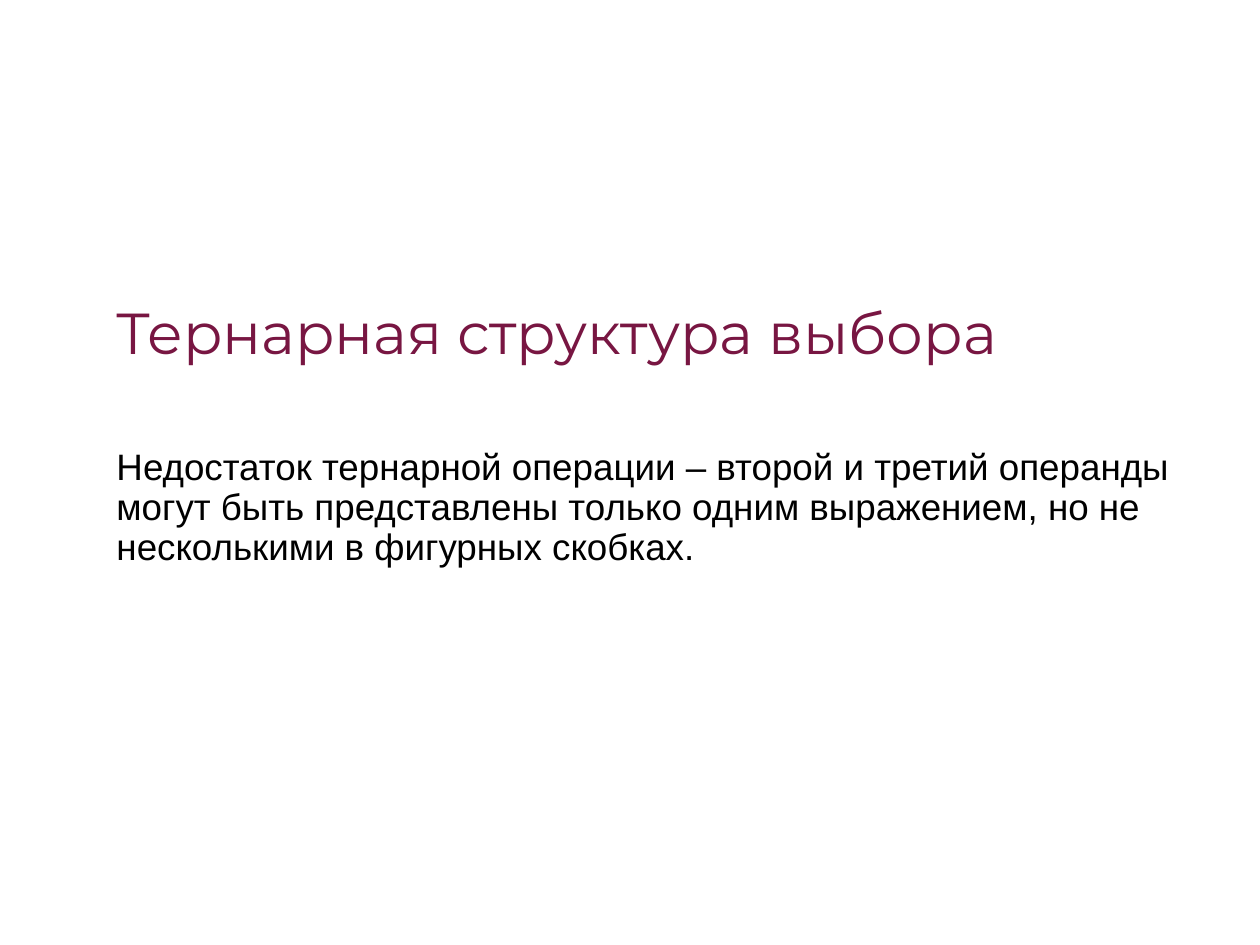
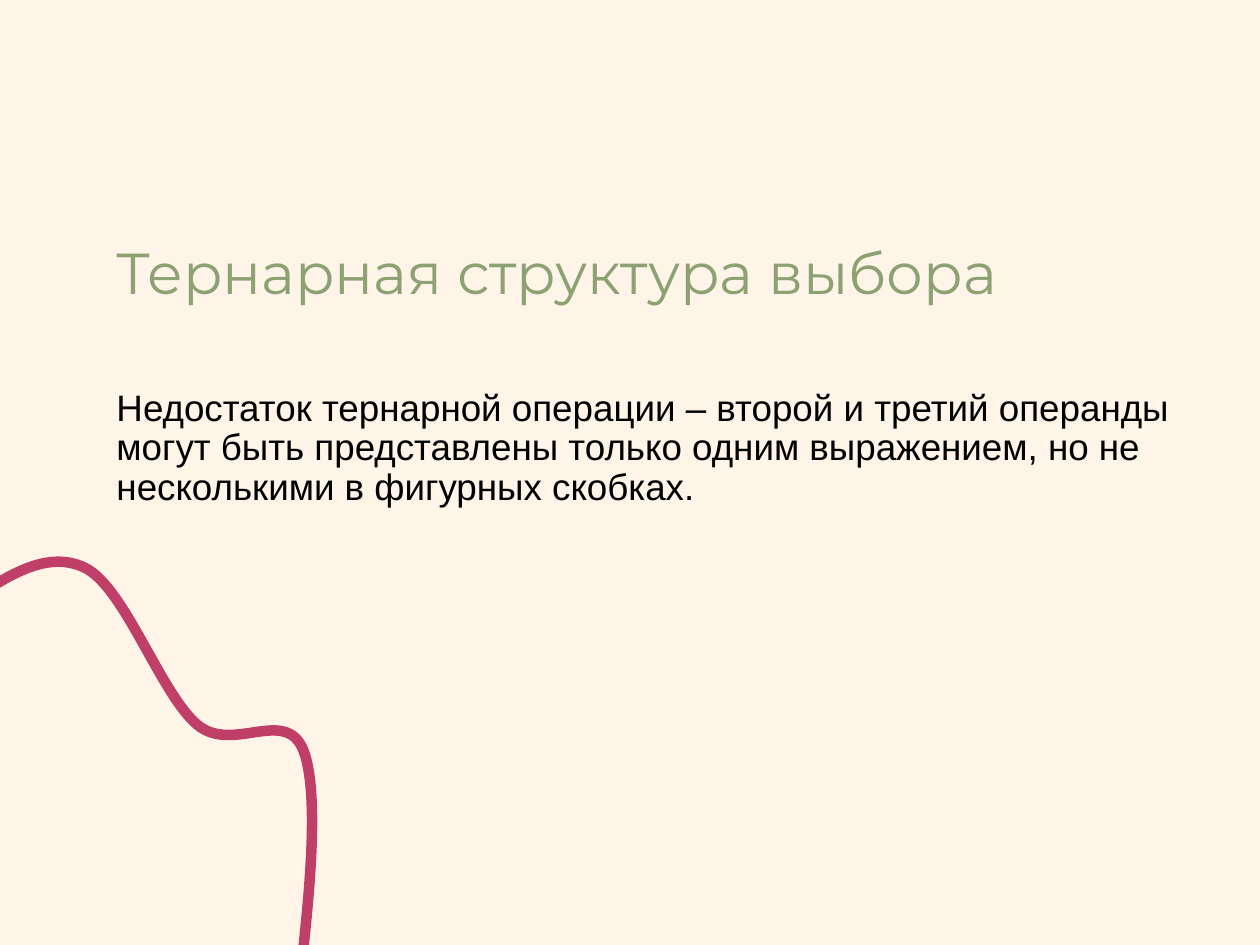
Before and after one commit to Svetlana184/SecondCourse, a slide deck: slide 13 of Презентация по программирвоанию _ Условный оператор в C#_.ppt (slide 10 before the commit). Drawn at 1260x945 pixels with LibreOffice and Linux fonts; fonts in the diff are those of the drawing. Boxes give left, top, right and bottom in pixels: in the first picture for what was removed or moved away, otherwise in the second. Text is boxed around its words. In the diff, an @@ line names an element or a change of style, - is before the commit and + after.

```diff
--- a/Презентация по программирвоанию _ Условный оператор в C#_.ppt
+++ b/Презентация по программирвоанию _ Условный оператор в C#_.ppt
@@ background #FFFFFF to #FEF4E8 @@
@@ title "Тернарная структура выбора": place and size @@
-title "Тернарная структура выбора" at <box>117,310,997,366</box>
+title "Тернарная структура выбора" at <box>117,250,997,306</box>
@@ title "Тернарная структура выбора" at <box>117,250,997,306</box>: text colour #781642 to #8CA273 @@
@@ text "Недостаток тернарной операции – второй ...": place and size @@
-text "Недостаток тернарной операции – второй ..." at <box>116,452,1169,567</box>
+text "Недостаток тернарной операции – второй ..." at <box>116,393,1169,507</box>
@@ freeform shape added at <box>0,533,422,945</box>, outline #C03F68 6.01 pt @@
```
Also in this commit, not shown: 15 other slides changed, 5 slides added, 1 slide removed, 2 other files.
